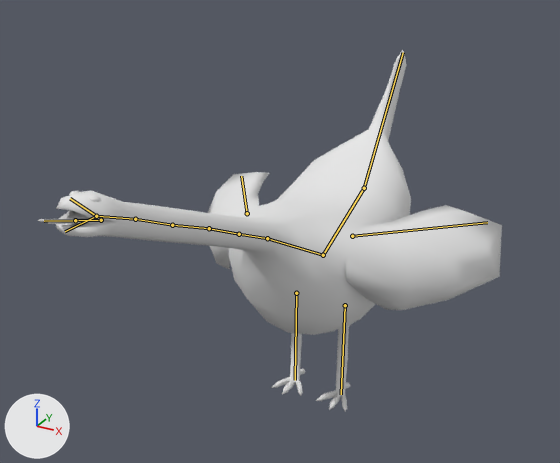
Renders of the Blender file Blend Files/Snecken.blend from each side of a commit.
The view is the same before and after, from a camera (50 mm lens) standing at (1.16, -2.44, 1.89) and looking at (-0.05, -0.23, 0.79). Every picture has the same lights, and +X, +Y and +Z are marked at lower left. The bones that bend it are drawn over the model as lines.
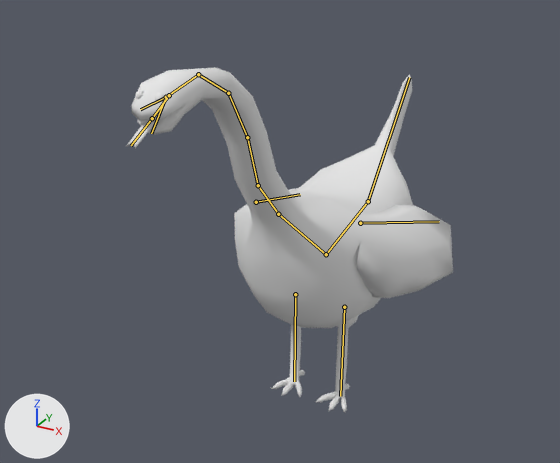
Commit message: Idle animation for snecken

The newer file adds an action. The first version stands in its rest pose; the second is drawn at frame 1 of the action 'Idle'.

Edits to the scene script, one JSON object a line:
```json
{"block": "bone_bone", "where": "bone_bone = bpy.data.objects['Armature'].pose.bones['Bone']"}
{"op": "set", "path": "bone_bone.location", "old": "(0.0, 0.0, 0.0)", "new": "(0.0, -0.039, 0.222)"}
{"op": "set", "path": "bone_bone.rotation_quaternion", "old": "(1.0, 0.0, 0.0, 0.0)", "new": "(0.993, -0.085, 0.0, 0.0)", "note": "degrees (0, 0, 0) -> degrees (-10, 0, 0)"}
{"block": "bone_bone_002", "where": "bone_bone_002 = bpy.data.objects['Armature'].pose.bones['Bone.002']  # child of 'Bone.001'"}
{"op": "set", "path": "bone_bone_002.rotation_quaternion", "old": "(1.0, 0.0, 0.0, 0.0)", "new": "(0.994, -0.106, 0.0, 0.0)", "note": "degrees (0, 0, 0) -> degrees (-12, 0, 0)"}
{"block": "bone_bone_003", "where": "bone_bone_003 = bpy.data.objects['Armature'].pose.bones['Bone.003']  # child of 'Bone.002'"}
{"op": "set", "path": "bone_bone_003.rotation_quaternion", "old": "(1.0, 0.0, 0.0, 0.0)", "new": "(0.962, -0.198, 0.0, 0.0)", "note": "degrees (0, 0, 0) -> degrees (-23, 0, 0)"}
{"block": "bone_bone_004", "where": "bone_bone_004 = bpy.data.objects['Armature'].pose.bones['Bone.004']  # child of 'Bone.003'"}
{"op": "set", "path": "bone_bone_004.rotation_quaternion", "old": "(1.0, 0.0, 0.0, 0.0)", "new": "(0.987, 0.097, 0.0, 0.0)", "note": "degrees (0, 0, 0) -> degrees (11, 0, 0)"}
{"block": "bone_bone_005", "where": "bone_bone_005 = bpy.data.objects['Armature'].pose.bones['Bone.005']  # child of 'Bone.004'"}
{"op": "set", "path": "bone_bone_005.rotation_quaternion", "old": "(1.0, 0.0, 0.0, 0.0)", "new": "(0.955, 0.267, 0.0, 0.0)", "note": "degrees (0, 0, 0) -> degrees (31, 0, 0)"}
{"block": "bone_bone_006", "where": "bone_bone_006 = bpy.data.objects['Armature'].pose.bones['Bone.006']  # child of 'Bone.005'"}
{"op": "set", "path": "bone_bone_006.rotation_quaternion", "old": "(1.0, 0.0, 0.0, 0.0)", "new": "(0.937, 0.306, 0.0, 0.0)", "note": "degrees (0, 0, 0) -> degrees (36, 0, 0)"}
{"block": "bone_bone_007", "where": "bone_bone_007 = bpy.data.objects['Armature'].pose.bones['Bone.007']  # child of 'Bone.006'"}
{"op": "set", "path": "bone_bone_007.location", "old": "(0.0, 0.0, 0.0)", "new": "(0.0, -0.005, -0.008)"}
{"op": "set", "path": "bone_bone_007.rotation_quaternion", "old": "(1.0, 0.0, 0.0, 0.0)", "new": "(0.971, 0.117, 0.0, 0.0)", "note": "degrees (0, 0, 0) -> degrees (14, 0, 0)"}
{"block": "bone_bone_008", "where": "bone_bone_008 = bpy.data.objects['Armature'].pose.bones['Bone.008']  # child of 'Bone.006'"}
{"op": "set", "path": "bone_bone_008.location", "old": "(0.0, 0.0, 0.0)", "new": "(0.0, -0.01, 0.011)"}
{"op": "set", "path": "bone_bone_008.rotation_quaternion", "old": "(1.0, 0.0, 0.0, 0.0)", "new": "(0.982, 0.138, 0.0, 0.0)", "note": "degrees (0, 0, 0) -> degrees (16, 0, 0)"}
{"block": "bone_bone_009", "where": "bone_bone_009 = bpy.data.objects['Armature'].pose.bones['Bone.009']  # child of 'Bone.006'"}
{"op": "set", "path": "bone_bone_009.location", "old": "(0.0, 0.0, 0.0)", "new": "(0.0, 0.011, -0.015)"}
{"op": "set", "path": "bone_bone_009.rotation_quaternion", "old": "(1.0, 0.0, 0.0, 0.0)", "new": "(0.992, 0.127, 0.0, 0.0)", "note": "degrees (0, 0, 0) -> degrees (15, 0, 0)"}
{"block": "bone_wing_l", "where": "bone_wing_l = bpy.data.objects['Armature'].pose.bones['Wing.L']  # child of 'Bone.001'"}
{"op": "set", "path": "bone_wing_l.rotation_quaternion", "old": "(1.0, 0.0, 0.0, 0.0)", "new": "(0.976, -0.096, 0.069, 0.173)", "note": "degrees (0, 0, 0) -> degrees (-10, 10, 19)"}
{"block": "bone_wing_r", "where": "bone_wing_r = bpy.data.objects['Armature'].pose.bones['Wing.R']  # child of 'Bone.001'"}
{"op": "set", "path": "bone_wing_r.rotation_quaternion", "old": "(1.0, 0.0, 0.0, 0.0)", "new": "(0.976, -0.096, -0.069, -0.173)", "note": "degrees (0, 0, 0) -> degrees (-10, -10, -19)"}
{"block": "bone_bone_013", "where": "bone_bone_013 = bpy.data.objects['Armature'].pose.bones['Bone.013']  # child of 'Bone'"}
{"op": "set", "path": "bone_bone_013.rotation_quaternion", "old": "(1.0, 0.0, 0.0, 0.0)", "new": "(0.993, -0.085, 0.0, 0.0)", "note": "degrees (0, 0, 0) -> degrees (-10, 0, 0)"}
{"block": "bone_bone_015", "where": "bone_bone_015 = bpy.data.objects['Armature'].pose.bones['Bone.015']  # child of 'Bone'"}
{"op": "set", "path": "bone_bone_015.rotation_quaternion", "old": "(1.0, 0.0, 0.0, 0.0)", "new": "(0.993, -0.085, 0.0, 0.0)", "note": "degrees (0, 0, 0) -> degrees (-10, 0, 0)"}
{"block": "bone_bone_012", "where": "bone_bone_012 = bpy.data.objects['Armature'].pose.bones['Bone.012']"}
{"op": "set", "path": "bone_bone_012.location", "old": "(0.0, 0.0, 0.0)", "new": "(0.0, -0.086, -0.208)"}
{"op": "set", "path": "bone_bone_012.rotation_quaternion", "old": "(1.0, 0.0, 0.0, 0.0)", "new": "(0.996, -0.063, 0.0, 0.0)", "note": "degrees (0, 0, 0) -> degrees (-7, 0, 0)"}
```

Where the change shows, as pixel boxes (x1, y1, x2, y2) in the pictures (560 x 463 px):
```json
{"object": "Cube", "change": "posed", "before": [56, 50, 502, 335], "after": [132, 67, 453, 328], "on screen": "28% narrower, 8% shorter"}
{"object": "Cube.001", "change": "posed", "before": [271, 322, 354, 412], "after": [271, 315, 359, 412], "on screen": "8% taller"}
{"object": "Cube.002", "change": "posed", "before": [38, 218, 93, 224], "after": [126, 119, 157, 149]}
{"object": "Cylinder", "change": "posed", "before": [69, 191, 100, 202], "after": [136, 90, 164, 102], "on screen": "9% narrower, 8% taller"}
{"bone": "Bone", "before": "(364, 188) to (323, 255)", "after": "(368, 201) to (326, 254)"}
{"bone": "Bone.002", "before": "(267, 238) to (239, 234)", "after": "(278, 214) to (258, 185)"}
{"bone": "Bone.003", "before": "(239, 234) to (209, 228)", "after": "(258, 185) to (247, 137)"}
{"bone": "Bone.004", "before": "(209, 228) to (172, 225)", "after": "(247, 137) to (228, 93)"}
{"bone": "Bone.005", "before": "(172, 225) to (135, 219)", "after": "(228, 93) to (198, 74)"}
{"bone": "Bone.006", "before": "(135, 219) to (96, 216)", "after": "(198, 74) to (166, 97)"}
{"bone": "Bone.007", "before": "(96, 216) to (70, 198)", "after": "(166, 97) to (140, 109)"}
{"bone": "Bone.008", "before": "(96, 216) to (65, 231)", "after": "(166, 97) to (151, 133)"}
{"bone": "Bone.009", "before": "(101, 220) to (75, 220)", "after": "(169, 95) to (152, 118)"}
{"bone": "Wing.L", "before": "(352, 236) to (487, 222)", "after": "(360, 223) to (439, 221)"}
{"bone": "Wing.R", "before": "(247, 213) to (241, 176)", "after": "(256, 202) to (300, 194)"}
{"bone": "Bone.013", "before": "(345, 305) to (341, 394)", "after": "(344, 307) to (340, 396)"}
{"bone": "Bone.015", "before": "(296, 293) to (295, 380)", "after": "(295, 294) to (294, 381)"}
{"bone": "Bone.012", "before": "(364, 188) to (403, 52)", "after": "(368, 201) to (409, 77)"}
```
